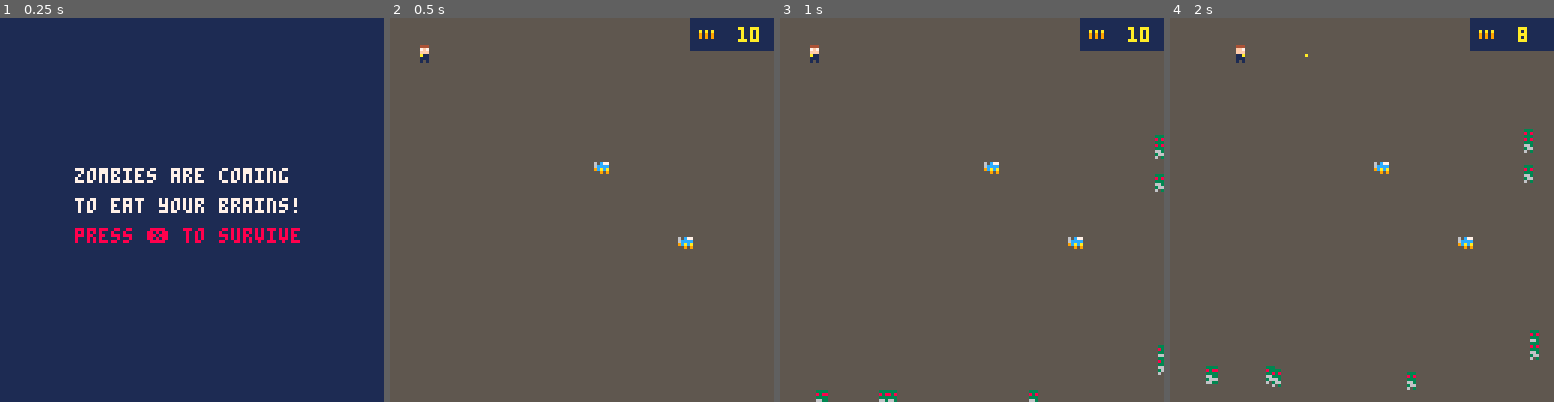
Above: before the commit, frames 1-4 (left to right).
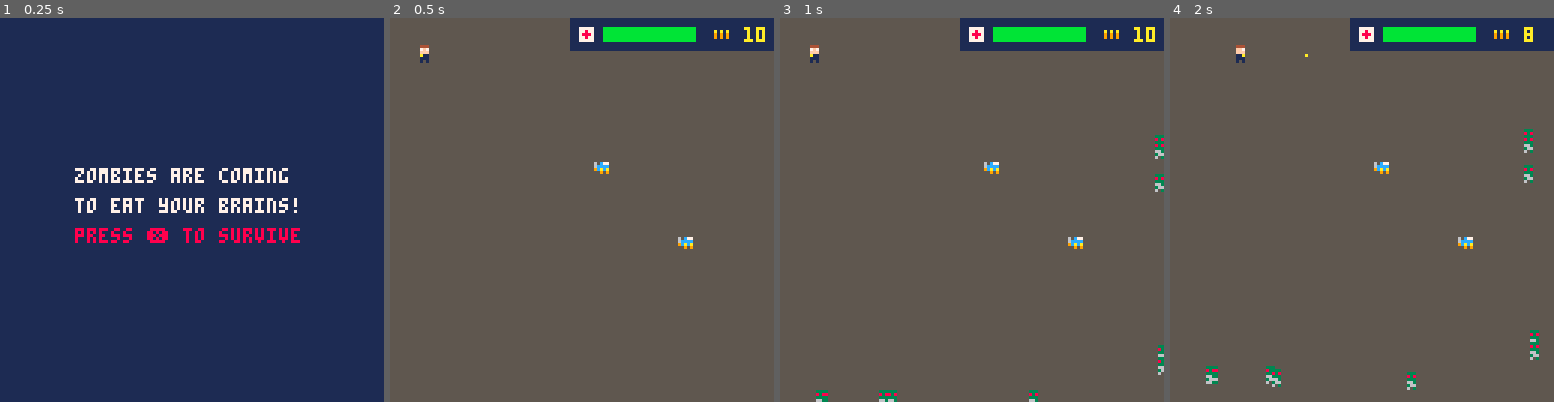
Above: after the commit, the same moments.

Repository: joniramo/pico-8-zombie-game
Game: PICO-8 cartridge zombiegame.p8
Two runs of this game, one before a commit and one after it. Both use one fixed random seed, a clock stepped at 60 frames per second and the inputs below.
Inputs:
- Up to frame 1 (0.25 s): no input
- Up to frame 2 (0.5 s): tap X (X key) at 0.33 s
- Up to frame 3 (1 s): no input
- Up to frame 4 (2 s): tap X (X key) at 1.07, 1.85 s; hold Right from 1.6 s (still down)

Frame 1 is identical in both runs. In frame 2, 3.0% of the frame differs, in the area x 46-98%, y 0-9%; in frame 3, 3.0%; in frame 4, 3.0%.

Commit message:
Add player damage and game over state

Diff:
--- a/zombiegame.p8
+++ b/zombiegame.p8
@@ -5,6 +5,7 @@
 
 function _init()
  state="start"
+ iplayer()
  ienemies()
  ibullets()
  ipups()
@@ -14,12 +15,21 @@
  if state=="start" then
   if (btnp(❎)) state="game"
  elseif state=="game" then
+  if player.hp<=0 then
+   state="gameover"
+  end
+
 	 player_move()
   player_shoot()
 
 	 uplayer()
 	 uenemies()
 	 ubullets()
+	elseif state=="gameover" then
+	 if btnp(❎) then
+	  _init()
+	  state="game"
+	 end
  end
 end
 
@@ -39,6 +49,12 @@
 	 dpups()
 	 dplayer()
 	 dmenus()
+	elseif state=="gameover" then
+	 cls(0)
+  print("game over",45,50,8)
+  print("your brains were eaten...",15,60,7)
+  print("press ❎ to try again",15,70,7)
+
  end
 end
 -->8
@@ -58,22 +74,23 @@
  left=0
 }
 
+function get_bounding_box(o)
+ return {
+  top=o.y,
+  right=o.x+7,
+  bottom=o.y+7,
+  left=o.x
+ }
+end
+
 function col(a,b)
- --collision box of a
- local a_top=a.y
- local a_right=a.x+7
- local a_bottom=a.y+7
- local a_left=a.x
- --collision box of b
- local b_top=b.y
- local b_right=b.x+7
- local b_bottom=b.y+7
- local b_left=b.x
+ local a_bb=get_bounding_box(a)
+ local b_bb=get_bounding_box(b)
  --collision calculation
- if a_top>b_bottom then return false end
- if b_top>a_bottom then return false end
- if a_left>b_right then return false end
- if b_left>a_right then return false end
+ if (a_bb.top>b_bb.bottom) return false
+ if (b_bb.top>a_bb.bottom) return false
+ if (a_bb.left>b_bb.right) return false
+ if (b_bb.left>a_bb.right) return false
 
  return true
 end
@@ -151,7 +168,7 @@
 		  y=player.y,
 		  dir=player.dir,
 		  spd=5,
-		  dmg=35,
+		  dmg=25,
 		 }
 	 	add(buls,newbul)
 	 	player.inv.ammo-=1
@@ -161,21 +178,25 @@
 -->8
 --player--
 
-player={
- hp=100,
- x=8,
- y=8,
- dir=dirs[1],
- sprite=1,
- flipped=false,
- moving=false,
- anim={
-  timer=0
- },
- inv={
-  ammo=10
- }
-}
+function iplayer()
+	player={
+	 hp=100,
+	 x=8,
+	 y=8,
+	 dir=dirs[1],
+	 sprite=1,
+	 flipped=false,
+	 moving=false,
+	 hit_frame=0,
+	 invul_frame=0,
+	 anim={
+	  timer=0
+	 },
+	 inv={
+	  ammo=10
+	 }
+	}
+end
 
 function uplayer()
  constrain_map(player)
@@ -187,6 +208,12 @@
    sfx(2)
   end
  end
+ if player.hit_frame>0 then
+   player.hit_frame-=1
+ end
+ if player.invul_frame>0 then
+  player.invul_frame-=1
+ end
 end
 
 function dplayer()
@@ -194,6 +221,9 @@
   spr(player.sprite,player.x,player.y,1,1,true)
  else
   spr(player.sprite,player.x,player.y)
+ end
+ if player.hit_frame>0 then
+  spr(33,player.x,player.y)
  end
 end
 
@@ -230,9 +260,9 @@
 function player_animate()
  if player.moving then
   player.anim.timer+=1
-  if player.anim.timer>5 then  -- this value determines animation speed
+  if player.anim.timer>5 then --this value determines animation speed
    player.anim.timer=0
-   player.sprite=(player.sprite+1)%2  -- alternate between 0 and 1
+   player.sprite=(player.sprite+1)%2 --alternate between 0 and 1
   end
  else
   player.anim.frame=player.sprite --resets to idle sprite when not moving
@@ -241,17 +271,16 @@
 -->8
 --enemy--
 
-enemies={}
-spawn_count=10
-kill_counter=0
-
 function ienemies()
+	enemies={}
+	spawn_count=10
+	kill_counter=0
  --spawn enemies
  for i=1,spawn_count/2 do
  	enemy={
 		 sprite=4,
 		 hp=100,
-		 damage=10,
+		 dmg=25,
 		 spd=0.25,
 		 flipped=false,
 		 moving=false,
@@ -259,6 +288,7 @@
 		 hit_dir=nil,
 		 dying=false,
 		 dead=false,
+		 despawn_frame=48
   }
   enemy.x=128
   enemy.y=8+rnd(120)
@@ -268,7 +298,7 @@
   enemy={
 		 sprite=4,
 		 hp=100,
-		 damage=10,
+		 dmg=25,
 		 spd=0.25,
 		 flipped=false,
 		 moving=false,
@@ -276,6 +306,7 @@
 		 hit_dir=nil,
 		 dying=false,
 		 dead=false,
+		 despawn_frame=48
   }
   enemy.x=rnd(128)
   enemy.y=128
@@ -293,12 +324,19 @@
   if e.hit_frame>=0 then
    e.hit_frame-=1
   end
+  if not e.dying and
+    not e.dead then
+  damage_player(e)
+  end
+  if e.dead then
+   e.despawn_frame-=1
+  end
+  if e.despawn_frame==0 then
+   del(enemies,e)
+  end
  end
  if all_dead() then
   --respawn enemies
-  for e in all(enemies) do
-   del(enemies,e)
-  end
   ienemies()
  end
 end
@@ -324,6 +362,16 @@
  --chase speed variable
  e.x+=dir_x*e.spd
  e.y+=dir_y*e.spd
+end
+
+function damage_player(e)
+  if col(player,e) and
+    player.invul_frame==0 then
+  player.hp-=e.dmg
+  player.hit_frame=5
+  player.invul_frame=48
+  sfx(9)
+ end
 end
 
 function kill_enemy(e)
@@ -376,9 +424,10 @@
 -->8
 --powerups--
 
-ammo={}
+
 
 function ipups()
+ ammo={}
  --spawn powerups
  for i=1,2 do
 	 add(ammo,{
@@ -399,15 +448,35 @@
 --menus--
 
 function dmenus()
+ draw_hud()
  draw_ammo_count()
+ draw_health_bar()
+end
+
+function draw_hud()
+ rectfill(60,10,128,0,1)
 end
 
 function draw_ammo_count()
  --draw ammo count
- rectfill(100,10,128,0,1)
- spr(18,102,1)
- print(player.inv.ammo,116,3,10)
-end
+ spr(18,107,1)
+ print(player.inv.ammo,118,3,10)
+end
+
+function draw_health_bar()
+ local x=71
+ local y=3
+ local bar_w=30
+ local bar_h=4
+ local fill=flr(bar_w*(player.hp/100))
+
+ spr(19,62,1)
+ --bar background
+ rectfill(x,y,x+bar_w,y+bar_h,8)
+ --bar health fill
+ rectfill(x,y,x+fill,y+bar_h,11)
+end
+
 __gfx__
 00000000000000000000000000000000000000000808008000080880000000800008008000088880000000000080000000000088000000880000000000000000
 00000000004440000044400000444000003330000000800808000888008080080088880800888888000000000000080000080800000808000000000000000000
@@ -419,11 +488,18 @@
 00000000000000000000000000000000000000000000000000000800000800880008008808880880000000000000000000080080000808800000000000000000
 00000000000000000000000000000000000000000000000000000000000000000000000000000000000000000000000000000000000000000000000000000000
 00000000000000000000000000000000000000000000000000000000000000000000000000000000000000000000000000000000000000000000000000000000
+00000000000000000000000007777700000000000000000000000000000000000000000000000000000000000000000000000000000000000000000000000000
+00000000065c77000a0a0a0007787700000000000000000000000000000000000000000000000000000000000000000000000000000000000000000000000000
+0000000006cccc000909090007888700000000000000000000000000000000000000000000000000000000000000000000000000000000000000000000000000
+0000000009caca000909090007787700000000000000000000000000000000000000000000000000000000000000000000000000000000000000000000000000
+00000000000909000000000007777700000000000000000000000000000000000000000000000000000000000000000000000000000000000000000000000000
 00000000000000000000000000000000000000000000000000000000000000000000000000000000000000000000000000000000000000000000000000000000
-00000000065c77000a0a0a0000000000000000000000000000000000000000000000000000000000000000000000000000000000000000000000000000000000
-0000000006cccc000909090000000000000000000000000000000000000000000000000000000000000000000000000000000000000000000000000000000000
-0000000009caca000909090000000000000000000000000000000000000000000000000000000000000000000000000000000000000000000000000000000000
-00000000000909000000000000000000000000000000000000000000000000000000000000000000000000000000000000000000000000000000000000000000
+00000000080080080000000000000000000000000000000000000000000000000000000000000000000000000000000000000000000000000000000000000000
+00000000800000000000000000000000000000000000000000000000000000000000000000000000000000000000000000000000000000000000000000000000
+00000000080008000000000000000000000000000000000000000000000000000000000000000000000000000000000000000000000000000000000000000000
+00000000080000000000000000000000000000000000000000000000000000000000000000000000000000000000000000000000000000000000000000000000
+00000000000000800000000000000000000000000000000000000000000000000000000000000000000000000000000000000000000000000000000000000000
+00000000800000000000000000000000000000000000000000000000000000000000000000000000000000000000000000000000000000000000000000000000
 __gff__
 0808080801010101010101010101010000000000000000000000000000000000000000000000000000000000000000000000000000000000000000000000000000000000000000000000000000000000000000000000000000000000000000000000000000000000000000000000000000000000000000000000000000000000
 0000000000000000000000000000000000000000000000000000000000000000000000000000000000000000000000000000000000000000000000000000000000000000000000000000000000000000000000000000000000000000000000000000000000000000000000000000000000000000000000000000000000000000
Not shown, changed: the sound effects (__sfx__) section of zombiegame.p8
